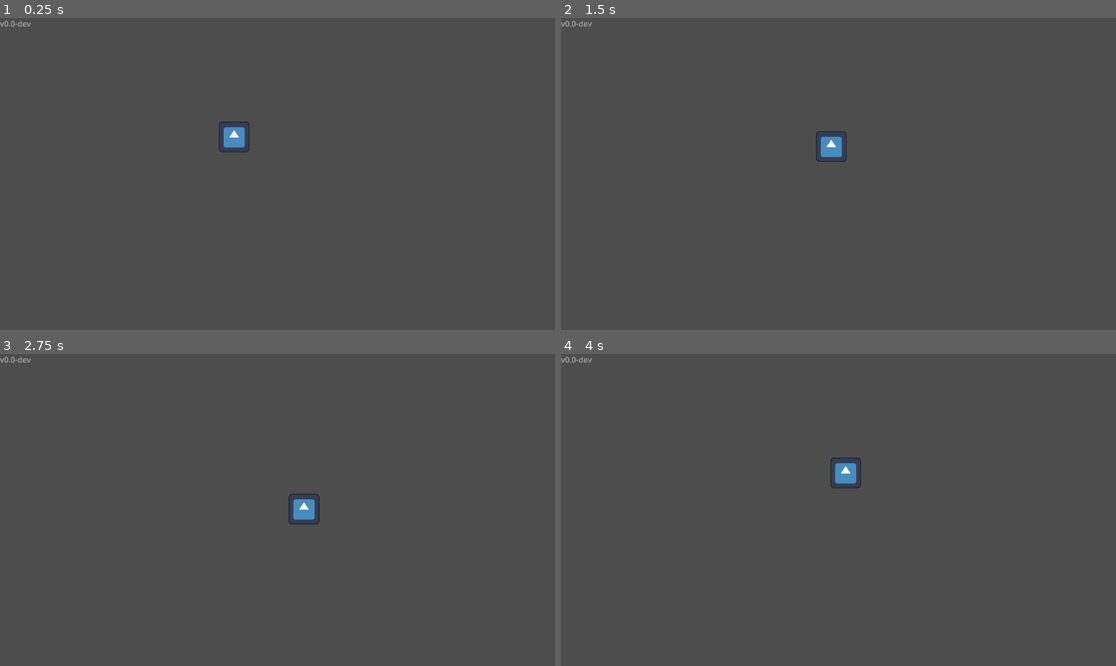
Above: before the commit, frames 1-4 (two rows, left to right).
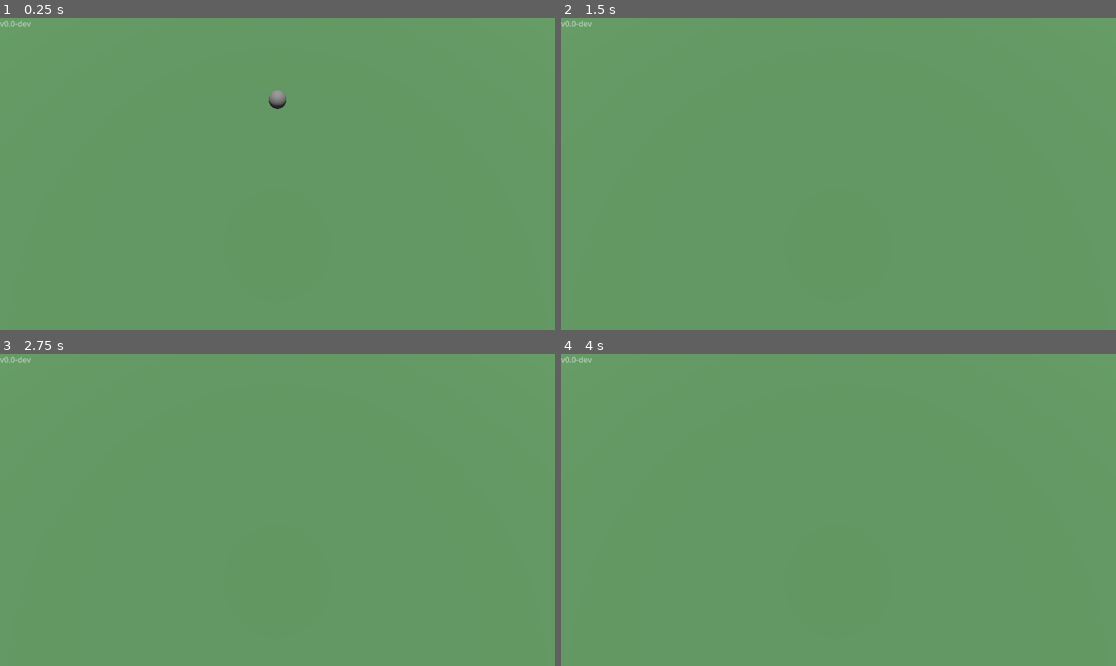
Above: after the commit, the same moments.

Repository: HedgeLizards/ggj24
Game: Godot game, scene res://scenes/main.tscn
The game is run twice, just before and just after one commit, with the same random seed, the same clock (stepped at 60 frames per second) and the same inputs. The engine's default icon, where the game draws it, is replaced by a stand-in: a white triangle on a blue panel in a dark square.
Inputs:
- Up to frame 1 (0.25 s): no input
- Up to frame 2 (1.5 s): hold D (right) 0.53-1.28 s; hold S (down) from 1.28 s (still down)
- Up to frame 3 (2.75 s): release S (down) at 2.03 s; hold D (right) from 2.03 s (still down)
- Up to frame 4 (4 s): release D (right) at 2.78 s; hold W (up) 2.78-3.53 s; hold A (left) from 3.53 s (still down)

The runs differ from the first frame. In frame 1, 100% of the frame differs, in the area x 0-100%, y 0-100%; in frame 2, 100%; in frame 3, 100%; in frame 4, 100%.

Commit message:
bouncy player

Diff:
--- a/code/player.gd
+++ b/code/player.gd
@@ -1,7 +1,7 @@
-extends CharacterBody2D
+extends RigidBody3D
 
 const speed = 100
 
-func _process(delta):
-	velocity = Input.get_vector("left", "right", "up", "down") * speed
-	move_and_slide()
+func _integrate_forces(state):
+	var movement = Input.get_vector("left", "right", "up", "down") * speed
+	apply_force(Vector3(movement.x, 0, movement.y))
--- /dev/null
+++ b/scenes/cat.tscn
@@ -0,0 +1,22 @@
+[gd_scene load_steps=5 format=3 uid="uid://cpru8qqcxur31"]
+
+[ext_resource type="Script" path="res://code/player.gd" id="1_4x5th"]
+
+[sub_resource type="PhysicsMaterial" id="PhysicsMaterial_e8e0b"]
+rough = true
+bounce = 0.8
+
+[sub_resource type="SphereShape3D" id="SphereShape3D_l615a"]
+
+[sub_resource type="SphereMesh" id="SphereMesh_flk4f"]
+
+[node name="Player" type="RigidBody3D"]
+transform = Transform3D(1, 0, 0, 0, 1, 0, 0, 0, 1, 0, 0, 0)
+physics_material_override = SubResource("PhysicsMaterial_e8e0b")
+script = ExtResource("1_4x5th")
+
+[node name="Shape" type="CollisionShape3D" parent="."]
+shape = SubResource("SphereShape3D_l615a")
+
+[node name="MeshInstance3D" type="MeshInstance3D" parent="."]
+mesh = SubResource("SphereMesh_flk4f")
--- a/scenes/main.tscn
+++ b/scenes/main.tscn
@@ -1,27 +1,44 @@
-[gd_scene load_steps=5 format=3 uid="uid://do2h6dlhtci4t"]
+[gd_scene load_steps=7 format=3 uid="uid://do2h6dlhtci4t"]
 
-[ext_resource type="Script" path="res://code/player.gd" id="1_abypw"]
-[ext_resource type="Texture2D" uid="uid://c8y6s2h8tuje6" path="res://icon.svg" id="2_j4uv3"]
+[ext_resource type="PackedScene" uid="uid://cpru8qqcxur31" path="res://scenes/cat.tscn" id="1_1l0g6"]
 [ext_resource type="Script" path="res://code/version.gd" id="3_nx0xq"]
 
-[sub_resource type="RectangleShape2D" id="RectangleShape2D_jd6hx"]
-size = Vector2(60, 60)
+[sub_resource type="BoxShape3D" id="BoxShape3D_bucuf"]
+size = Vector3(64, 1, 64)
 
-[node name="Main" type="Node2D"]
+[sub_resource type="StandardMaterial3D" id="StandardMaterial3D_5pair"]
+albedo_color = Color(0.360784, 0.568627, 0.360784, 1)
 
-[node name="Player" type="CharacterBody2D" parent="."]
-position = Vector2(486, 247)
-script = ExtResource("1_abypw")
+[sub_resource type="BoxMesh" id="BoxMesh_4ntsr"]
+material = SubResource("StandardMaterial3D_5pair")
+size = Vector3(64, 1, 64)
 
-[node name="CollisionShape2D" type="CollisionShape2D" parent="Player"]
-shape = SubResource("RectangleShape2D_jd6hx")
+[sub_resource type="Environment" id="Environment_n3do1"]
 
-[node name="Sprite2D" type="Sprite2D" parent="Player"]
-scale = Vector2(0.5, 0.5)
-texture = ExtResource("2_j4uv3")
+[node name="Main" type="Node3D"]
+
+[node name="Player" parent="." instance=ExtResource("1_1l0g6")]
+transform = Transform3D(0.925375, 0, 0.379052, 0.0662713, 0.984598, -0.161787, -0.373214, 0.174834, 0.911122, 0, 3.96403, 0)
 
 [node name="Version" type="Label" parent="."]
 offset_right = 40.0
 offset_bottom = 23.0
 text = "version"
 script = ExtResource("3_nx0xq")
+
+[node name="Camera3D" type="Camera3D" parent="."]
+transform = Transform3D(1, 0, 0, 0, 0.312335, 0.949972, 0, -0.949972, 0.312335, 0, 13.3237, 7.61123)
+
+[node name="Floor" type="StaticBody3D" parent="."]
+
+[node name="CollisionShape3D" type="CollisionShape3D" parent="Floor"]
+shape = SubResource("BoxShape3D_bucuf")
+
+[node name="MeshInstance3D" type="MeshInstance3D" parent="Floor"]
+mesh = SubResource("BoxMesh_4ntsr")
+
+[node name="WorldEnvironment" type="WorldEnvironment" parent="."]
+environment = SubResource("Environment_n3do1")
+
+[node name="DirectionalLight3D" type="DirectionalLight3D" parent="."]
+transform = Transform3D(1, 0, 0, 0, -0.18474, 0.982787, 0, -0.982787, -0.18474, 0, 13.0844, 0)
Not shown, changed: .github/workflows/godot_export.yml
